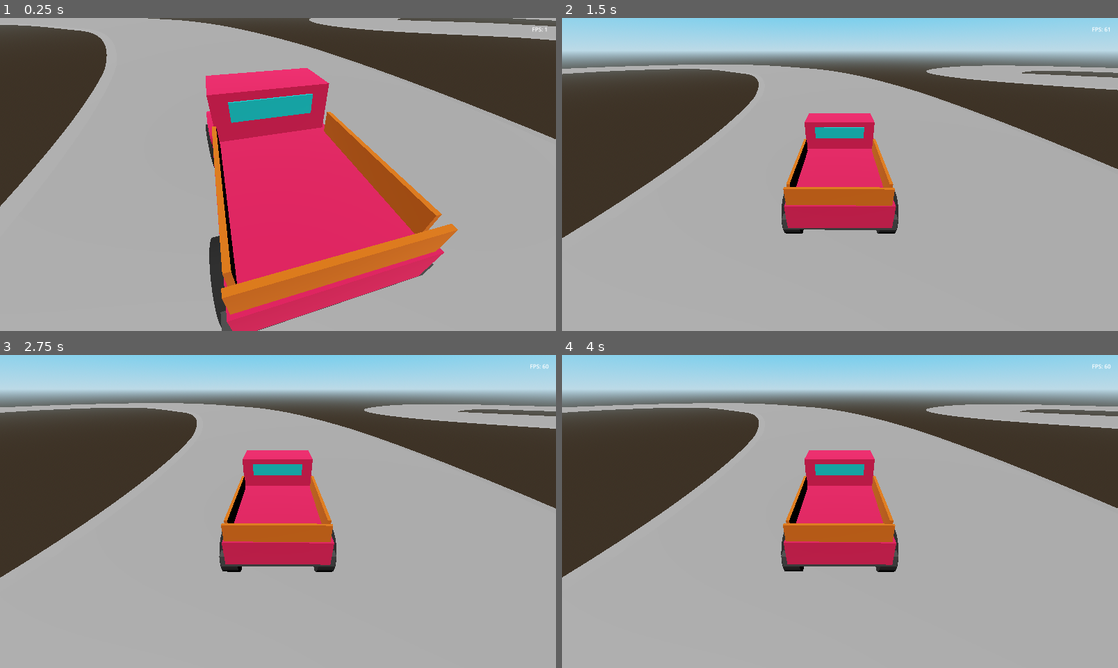
Above: before the commit, frames 1-4 (two rows, left to right).
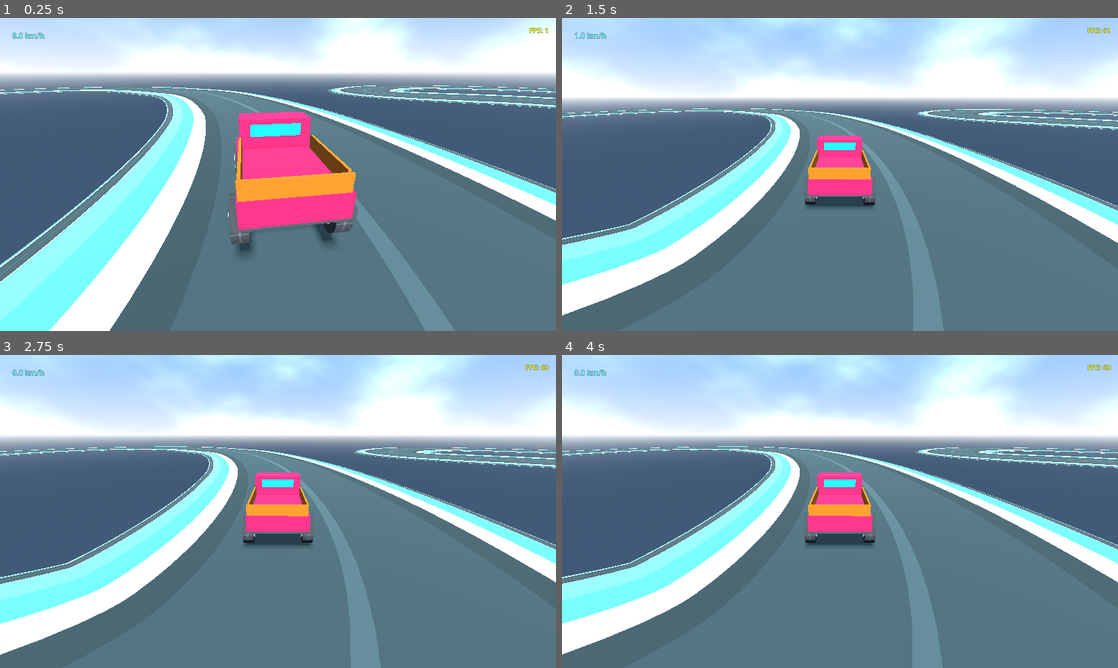
Above: after the commit, the same moments.

Repository: AssafDamari/cars-2
Game: Godot game, scene res://scenes/main.tscn
Same seed, same stepped clock (60 frames per second), same inputs: the game is played once before the commit and once after it.
Inputs:
- Up to frame 1 (0.25 s): no input
- Up to frame 2 (1.5 s): no input
- Up to frame 3 (2.75 s): no input
- Up to frame 4 (4 s): no input

The runs differ from the first frame. In frame 1, 100% of the frame differs, in the area x 0-100%, y 0-100%; in frame 2, 94%; in frame 3, 94%; in frame 4, 94%.

Commit message:
Add new scenes and resources for car simulation, including speedometer, camera follow, and environment setup

Diff:
--- /dev/null
+++ b/materials/black_prototype.tres
@@ -0,0 +1,7 @@
+[gd_resource type="StandardMaterial3D" format=3 uid="uid://cy0f4l1q2bsfc"]
+
+[ext_resource type="Texture2D" uid="uid://dqemidwsfwptg" path="res://textures/texture_04.png" id="1_3y80p"]
+
+[resource]
+albedo_texture = ExtResource("1_3y80p")
+uv1_triplanar = true
--- /dev/null
+++ b/scenes/camera_3d_follow.tscn
@@ -0,0 +1,33 @@
+[gd_scene format=3 uid="uid://0gpdoqe6yf2k"]
+
+[sub_resource type="GDScript" id="GDScript_0wfyh"]
+script/source = "extends Camera3D
+
+@export var target_path: NodePath
+@export var offset: Vector3 = Vector3(0, 3, -8) # Height and distance behind
+@export var lerp_speed: float = 5.0
+
+var target: Node3D
+
+func _ready():
+	if target_path:
+		target = get_node(target_path)
+
+func _physics_process(delta):
+	if not target:
+		return
+
+	# Calculate where the camera wants to be based on the car's position/rotation
+	var target_pos = target.global_transform.origin + (target.global_transform.basis * offset)
+
+	# Smoothly move the camera to that position
+	global_transform.origin = global_transform.origin.lerp(target_pos, lerp_speed * delta)
+
+	# Always look at the car
+	look_at(target.global_transform.origin, Vector3.UP)
+"
+
+[node name="Camera3DFollow" type="Camera3D" unique_id=2139757482]
+transform = Transform3D(0.64139605, 0, 0.76720995, 0, 1, 0, -0.76720995, 0, 0.64139605, 0, 0, 0)
+script = SubResource("GDScript_0wfyh")
+target_path = NodePath("../Car1")
--- a/scenes/car_1.tscn
+++ b/scenes/car_1.tscn
@@ -4,6 +4,7 @@
 [ext_resource type="Material" uid="uid://b3w71v6w4y2xd" path="res://materials/red.tres" id="2_o6j5x"]
 [ext_resource type="Material" uid="uid://bpgi78a6n1pd3" path="res://materials/dark.tres" id="3_h2cct"]
 [ext_resource type="Material" uid="uid://dstm1evqenur1" path="res://materials/orange.tres" id="4_u2fa2"]
+[ext_resource type="PackedScene" uid="uid://f64whos56byr" path="res://scenes/speedometer.tscn" id="5_h2cct"]
 
 [sub_resource type="GDScript" id="GDScript_3e54y"]
 resource_name = "Car1"
@@ -11,8 +12,8 @@
 
 @export var max_engine_force: float = 400.0
 @export var max_brake_force: float = 20.0
-@export var max_steering_angle: float = 0.3  # In radians (approx 30 degrees)
-@export var steering_speed: float = 1.0 # Lower = Slower steering
+@export var max_steering_angle: float = 0.4  # In radians (0.3 is approx 30 degrees)
+@export var steering_speed: float = 2.0 # Lower = Slower steering
 
 func _physics_process(delta: float) -> void:
 	# 1. Acceleration and Reverse
@@ -208,3 +209,5 @@
 transform = Transform3D(0.12797426, 0, 0, 0, -0.007823852, 0.4290816, 0, -1.189032, -0.0028233666, 0.97489905, 0.4171065, -0.20039165)
 material_override = ExtResource("2_o6j5x")
 mesh = SubResource("CylinderMesh_b4fkd")
+
+[node name="Speedometer" parent="." unique_id=1149325968 instance=ExtResource("5_h2cct")]
--- /dev/null
+++ b/scenes/enviroment.tscn
@@ -0,0 +1,38 @@
+[gd_scene format=3 uid="uid://bvqvwfrwak26k"]
+
+[sub_resource type="Gradient" id="Gradient_4bqxd"]
+offsets = PackedFloat32Array(0.209459, 1)
+colors = PackedColorArray(0, 0, 0, 0, 1, 1, 1, 1)
+
+[sub_resource type="FastNoiseLite" id="FastNoiseLite_br286"]
+seed = 7
+
+[sub_resource type="NoiseTexture2D" id="NoiseTexture2D_un4dl"]
+noise = SubResource("FastNoiseLite_br286")
+color_ramp = SubResource("Gradient_4bqxd")
+seamless = true
+
+[sub_resource type="ProceduralSkyMaterial" id="ProceduralSkyMaterial_u4fla"]
+sky_top_color = Color(0.2911, 0.465642, 0.71, 1)
+sky_cover = SubResource("NoiseTexture2D_un4dl")
+sky_cover_modulate = Color(0.72, 0.72, 0.72, 1)
+ground_bottom_color = Color(0.1705, 0.2356, 0.31, 1)
+sun_angle_max = 15.0
+energy_multiplier = 1.5
+
+[sub_resource type="Sky" id="Sky_h35h7"]
+sky_material = SubResource("ProceduralSkyMaterial_u4fla")
+
+[sub_resource type="Environment" id="Environment_g32t6"]
+background_mode = 2
+sky = SubResource("Sky_h35h7")
+
+[node name="Enviroment" type="Node3D" unique_id=994865547]
+
+[node name="WorldEnvironment" type="WorldEnvironment" parent="." unique_id=1357371403]
+environment = SubResource("Environment_g32t6")
+
+[node name="DirectionalLight3D" type="DirectionalLight3D" parent="." unique_id=1918266504]
+transform = Transform3D(1, 0, 0, 0, -0.866025, 0.5, 0, -0.5, -0.866025, 0, 0, 0)
+shadow_enabled = true
+directional_shadow_max_distance = 300.0
--- a/scenes/fps_label.tscn
+++ b/scenes/fps_label.tscn
@@ -1,4 +1,10 @@
 [gd_scene format=3 uid="uid://c1y6yhe347n7s"]
+
+[sub_resource type="LabelSettings" id="LabelSettings_24yv0"]
+font_size = 20
+font_color = Color(0.99793345, 0.9979333, 1.6942024e-05, 1)
+outline_size = 2
+outline_color = Color(0, 0, 0, 1)
 
 [sub_resource type="GDScript" id="GDScript_24yv0"]
 resource_name = "fps_label"
@@ -10,4 +16,6 @@
 "
 
 [node name="FpsLabel" type="Label" unique_id=706279772]
+text = "FPS: 00"
+label_settings = SubResource("LabelSettings_24yv0")
 script = SubResource("GDScript_24yv0")
--- a/scenes/main.tscn
+++ b/scenes/main.tscn
@@ -1,48 +1,10 @@
 [gd_scene format=3 uid="uid://dh48bd7omk48j"]
 
+[ext_resource type="PackedScene" uid="uid://bvqvwfrwak26k" path="res://scenes/enviroment.tscn" id="1_sugp2"]
 [ext_resource type="PackedScene" uid="uid://c46wyujvnotrj" path="res://scenes/car_1.tscn" id="2_qo751"]
+[ext_resource type="PackedScene" uid="uid://0gpdoqe6yf2k" path="res://scenes/camera_3d_follow.tscn" id="3_jyhfs"]
 [ext_resource type="PackedScene" uid="uid://c1y6yhe347n7s" path="res://scenes/fps_label.tscn" id="5_tbgi4"]
-
-[sub_resource type="ProceduralSkyMaterial" id="ProceduralSkyMaterial_qo751"]
-sky_top_color = Color(0, 0.5891304, 0.91729665, 1)
-sky_horizon_color = Color(0.60041684, 0.73994946, 0.812991, 1)
-ground_horizon_color = Color(0.60041684, 0.73994946, 0.812991, 1)
-
-[sub_resource type="Sky" id="Sky_dmsfk"]
-sky_material = SubResource("ProceduralSkyMaterial_qo751")
-
-[sub_resource type="Environment" id="Environment_ucpox"]
-background_mode = 2
-sky = SubResource("Sky_dmsfk")
-ambient_light_source = 1
-tonemap_mode = 2
-
-[sub_resource type="GDScript" id="GDScript_0wfyh"]
-script/source = "extends Camera3D
-
-@export var target_path: NodePath
-@export var offset: Vector3 = Vector3(0, 3, -5) # Height and distance behind
-@export var lerp_speed: float = 5.0
-
-var target: Node3D
-
-func _ready():
-	if target_path:
-		target = get_node(target_path)
-
-func _physics_process(delta):
-	if not target:
-		return
-
-	# Calculate where the camera wants to be based on the car's position/rotation
-	var target_pos = target.global_transform.origin + (target.global_transform.basis * offset)
-
-	# Smoothly move the camera to that position
-	global_transform.origin = global_transform.origin.lerp(target_pos, lerp_speed * delta)
-
-	# Always look at the car
-	look_at(target.global_transform.origin, Vector3.UP)
-"
+[ext_resource type="Texture2D" uid="uid://ctgqaagfieav1" path="res://textures/roadTexture_72.png" id="5_tefeu"]
 
 [sub_resource type="WorldBoundaryShape3D" id="WorldBoundaryShape3D_0wfyh"]
 
@@ -54,21 +16,20 @@
 }
 point_count = 20
 
+[sub_resource type="StandardMaterial3D" id="StandardMaterial3D_o6xl0"]
+albedo_texture = ExtResource("5_tefeu")
+uv1_scale = Vector3(7.855, 7.855, 7.855)
+texture_filter = 0
+
 [node name="main" type="Node3D" unique_id=699808080]
 
-[node name="DirectionalLight3D" type="DirectionalLight3D" parent="." unique_id=2130130121]
-transform = Transform3D(-0.8660254, -0.43301278, 0.25, 0, 0.49999997, 0.86602545, -0.50000006, 0.75, -0.43301266, 0, 0, 0)
-
-[node name="WorldEnvironment" type="WorldEnvironment" parent="." unique_id=1461025383]
-environment = SubResource("Environment_ucpox")
+[node name="Enviroment" parent="." unique_id=994865547 instance=ExtResource("1_sugp2")]
 
 [node name="Car1" parent="." unique_id=1835131583 instance=ExtResource("2_qo751")]
 transform = Transform3D(1, 0, 0, 0, 1, 0, 0, 0, 1, 0, 1.4838743, 0)
 
-[node name="Camera3D" type="Camera3D" parent="." unique_id=1845453059]
+[node name="Camera3DFollow" parent="." unique_id=2139757482 instance=ExtResource("3_jyhfs")]
 transform = Transform3D(0.64139605, 0, 0.76720995, 0, 1, 0, -0.76720995, 0, 0.64139605, 2.7503166, 1.8271985, 3.5695868)
-script = SubResource("GDScript_0wfyh")
-target_path = NodePath("../Car1")
 
 [node name="FpsLabel" parent="." unique_id=706279772 instance=ExtResource("5_tbgi4")]
 anchors_preset = 1
@@ -104,3 +65,4 @@
 path_continuous_u = true
 path_u_distance = 1.0
 path_joined = true
+material = SubResource("StandardMaterial3D_o6xl0")
--- /dev/null
+++ b/scenes/speedometer.tscn
@@ -0,0 +1,30 @@
+[gd_scene format=3 uid="uid://f64whos56byr"]
+
+[sub_resource type="LabelSettings" id="LabelSettings_ecky1"]
+font_size = 22
+font_color = Color(0.40515652, 1, 0.9975185, 1)
+outline_size = 2
+outline_color = Color(0, 0, 0, 1)
+
+[sub_resource type="GDScript" id="GDScript_ecky1"]
+resource_name = "speedometer"
+script/source = "extends Label
+
+@onready var car := get_parent() as VehicleBody3D
+
+func _process(_delta: float) -> void:
+	if car:
+		var speed_mps = car.linear_velocity.length()
+		var speed_kmh = speed_mps * 3.6
+
+		text = str(round(speed_kmh)) + \" km/h\"
+"
+
+[node name="Speedometer" type="Label" unique_id=1149325968]
+offset_left = 35.0
+offset_top = 35.0
+offset_right = 544.0
+offset_bottom = 66.0
+text = "00 kmhw"
+label_settings = SubResource("LabelSettings_ecky1")
+script = SubResource("GDScript_ecky1")
--- a/scenes/wheel.tscn
+++ b/scenes/wheel.tscn
@@ -1,13 +1,15 @@
 [gd_scene format=3 uid="uid://ctxv6h7gl70sr"]
 
-[sub_resource type="StandardMaterial3D" id="StandardMaterial3D_c65p7"]
-albedo_color = Color(0.12225223, 0.12225223, 0.12225223, 1)
+[ext_resource type="Material" uid="uid://cy0f4l1q2bsfc" path="res://materials/black_prototype.tres" id="1_c65p7"]
+[ext_resource type="Texture2D" uid="uid://bsn7hnnen3jl4" path="res://textures/texture_11.png" id="2_b52vq"]
 
 [sub_resource type="CylinderMesh" id="CylinderMesh_b52vq"]
 height = 0.35
 
 [sub_resource type="StandardMaterial3D" id="StandardMaterial3D_b52vq"]
-albedo_color = Color(0.5609549, 0.5609549, 0.5609549, 1)
+albedo_texture = ExtResource("2_b52vq")
+uv1_scale = Vector3(2.64, 2.64, 2.64)
+uv1_triplanar = true
 
 [sub_resource type="CylinderMesh" id="CylinderMesh_drh0d"]
 top_radius = 0.3
@@ -18,7 +20,7 @@
 
 [node name="MeshInstance3D" type="MeshInstance3D" parent="." unique_id=685365599]
 transform = Transform3D(-4.371139e-08, -1, 0, 1, -4.371139e-08, 0, 0, 0, 1, 0, 0, 0)
-material_override = SubResource("StandardMaterial3D_c65p7")
+material_override = ExtResource("1_c65p7")
 mesh = SubResource("CylinderMesh_b52vq")
 
 [node name="MeshInstance3D2" type="MeshInstance3D" parent="." unique_id=821320028]
Binary file added: textures/roadTexture_72.png
Not shown, added: textures/roadTexture_72.png.import
Binary file added: textures/texture_04.png
Not shown, added: textures/texture_04.png.import
Binary file added: textures/texture_11.png
Not shown, added: textures/texture_11.png.import
Binary file added: textures/uv-texture.png
Not shown, added: textures/uv-texture.png.import
